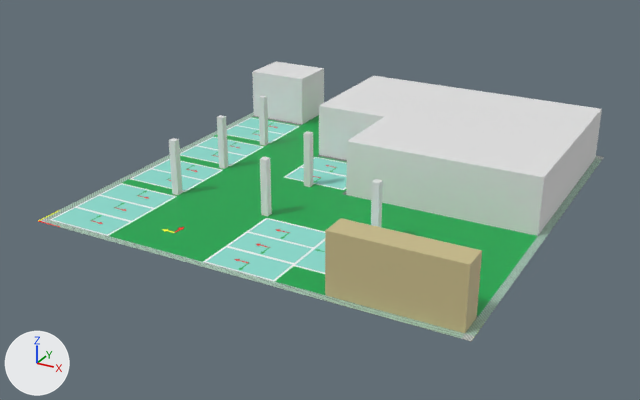
One commit to the Blender file ROS_WORLD/DCVS_WORLD_BASIS/dcvs_underground_precise/dcvs_underground_precise.blend: the scene before it, then after it.
Rendered twice from a camera (50 mm lens) standing at (41.8, -37.4, 24.7) and looking at (14.0, 13.2, -0.6). Every picture has the same lights, and +X, +Y and +Z are marked at lower left.

Objects in the first picture: '平面', '立方体', '立方体.001', '立方体.002', '立方体.003', '立方体.004', '立方体.005', '立方体.007', '立方体.008', '立方体.009'.
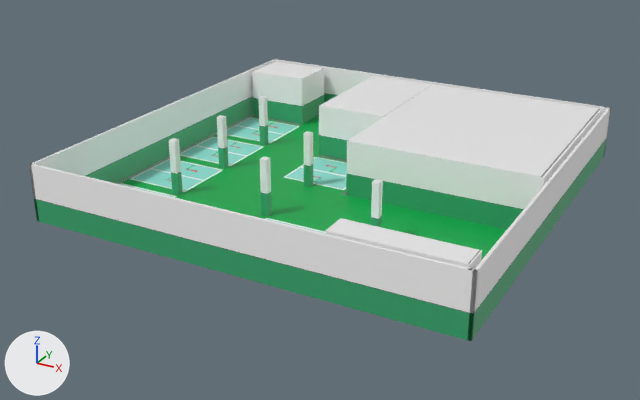
What differs and where, as boxes [x1, y1, x2, y2] in the pictures (640 x 400 px):
'立方体.010', added
    after: [29, 164, 478, 341]
'立方体.002', recoloured
    both: [346, 84, 602, 236]
'立方体.003', recoloured (beige to white)
    both: [325, 218, 482, 333]
'立方体.012', added
    after: [29, 59, 276, 221]
'立方体.013', added
    after: [468, 107, 611, 341]
'立方体.001', recoloured
    both: [319, 76, 434, 160]
'立方体', recoloured
    both: [252, 61, 324, 124]
'立方体.011', added
    after: [273, 59, 611, 140]
'立方体.009', recoloured
    both: [260, 158, 272, 216]
'立方体.004', recoloured (grey to green)
    both: [169, 138, 183, 195]
'立方体.008', recoloured
    both: [303, 131, 313, 187]

What changed in the scene script:
```text
Add img_cube_texture_png:
    img_cube_texture_png = load_image('cube_texture.png', 'dcvs_underground_precise/cube_texture.png', 746, 748, 'sRGB')
Add mat_材质_004:
    mat_材质_004 = principled_material('材质.004')
    mat_材质_004.texture = img_cube_texture_png
Add mat_材质_005:
    mat_材质_005 = principled_material('材质.005')
    mat_材质_005.texture = img_cube_texture_png
Add mat_材质_002:
    mat_材质_002 = principled_material('材质.002')
    mat_材质_002.texture = img_cube_texture_png
Add mat_材质_001:
    mat_材质_001 = principled_material('材质.001')
    mat_材质_001.texture = img_cube_texture_png
Add mat_材质_011:
    mat_材质_011 = principled_material('材质.011')
    mat_材质_011.texture = img_cube_texture_png
Change me_立方体:
    where me_立方体.from_pydata(...)  # 8 vertices, 6 faces; spans x -1.0..1.0, y -1.0..1.0, z -1.0..1.0
    add me_立方体.materials.append(mat_材质_002)  # picture img_cube_texture_png
Change me_立方体_001:
    where me_立方体_001.from_pydata(...)  # 8 vertices, 6 faces; spans x -1.0..1.0, y -1.0..1.0, z -1.0..1.0
    add me_立方体_001.materials.append(mat_材质_001)  # picture img_cube_texture_png
Change me_立方体_002:
    where me_立方体_002.from_pydata(...)  # 8 vertices, 6 faces; spans x -1.0..1.0, y -1.0..1.0, z -1.0..1.0
    add me_立方体_002.materials.append(mat_材质_011)  # picture img_cube_texture_png
Change me_立方体_003:
    where me_立方体_003.from_pydata(...)  # 8 vertices, 6 faces; spans x -1.0..1.0, y -1.0..1.0, z -1.0..1.0
    remove me_立方体_003.materials.append(mat_材质_003)  # picture img_材质_003_base_color
    add me_立方体_003.materials.append(mat_材质_001)  # picture img_cube_texture_png
Change me_立方体_004:
    where me_立方体_004.from_pydata(...)  # 8 vertices, 6 faces; spans x -1.0..1.0, y -1.0..1.0, z -1.0..1.0
    add me_立方体_004.materials.append(mat_材质_002)  # picture img_cube_texture_png
Change me_立方体_008:
    where me_立方体_008.from_pydata(...)  # 8 vertices, 6 faces; spans x -1.0..1.0, y -1.0..1.0, z -1.0..1.0
    add me_立方体_008.materials.append(mat_材质_005)  # picture img_cube_texture_png
Change me_立方体_009:
    where me_立方体_009.from_pydata(...)  # 8 vertices, 6 faces; spans x -1.0..1.0, y -1.0..1.0, z -1.0..1.0
    add me_立方体_009.materials.append(mat_材质_004)  # picture img_cube_texture_png
Add me_立方体_013:
    me_立方体_013.from_pydata(...)  # a box spanning x -1.0..1.0, y -1.0..1.0, z -1.0..1.0
    me_立方体_013.materials.append(mat_材质_002)  # picture img_cube_texture_png
Add me_立方体_012:
    me_立方体_012.from_pydata(...)  # a box spanning x -1.0..1.0, y -1.0..1.0, z -1.0..1.0
    me_立方体_012.materials.append(mat_材质_002)  # picture img_cube_texture_png
Add me_立方体_011:
    me_立方体_011.from_pydata(...)  # a box spanning x -1.0..1.0, y -1.0..1.0, z -1.0..1.0
    me_立方体_011.materials.append(mat_材质_002)  # picture img_cube_texture_png
Add me_立方体_010:
    me_立方体_010.from_pydata(...)  # a box spanning x -1.0..1.0, y -1.0..1.0, z -1.0..1.0
    me_立方体_010.materials.append(mat_材质_002)  # picture img_cube_texture_png
Add ob_立方体_013:
    ob_立方体_013 = bpy.data.objects.new('立方体.013', me_立方体_013)
    ob_立方体_013.location = (29.9, 15.0, 2.0)
    ob_立方体_013.scale = (0.1, 15.0, 2.0)
Add ob_立方体_012:
    ob_立方体_012 = bpy.data.objects.new('立方体.012', me_立方体_012)
    ob_立方体_012.location = (0.1, 15.0, 2.0)
    ob_立方体_012.scale = (0.1, 15.0, 2.0)
Add ob_立方体_011:
    ob_立方体_011 = bpy.data.objects.new('立方体.011', me_立方体_011)
    ob_立方体_011.location = (15.0, 29.9, 2.0)
    ob_立方体_011.scale = (15.0, 0.1, 2.0)
Add ob_立方体_010:
    ob_立方体_010 = bpy.data.objects.new('立方体.010', me_立方体_010)
    ob_立方体_010.location = (15.0, 0.1, 2.0)
    ob_立方体_010.scale = (15.0, 0.1, 2.0)
```
